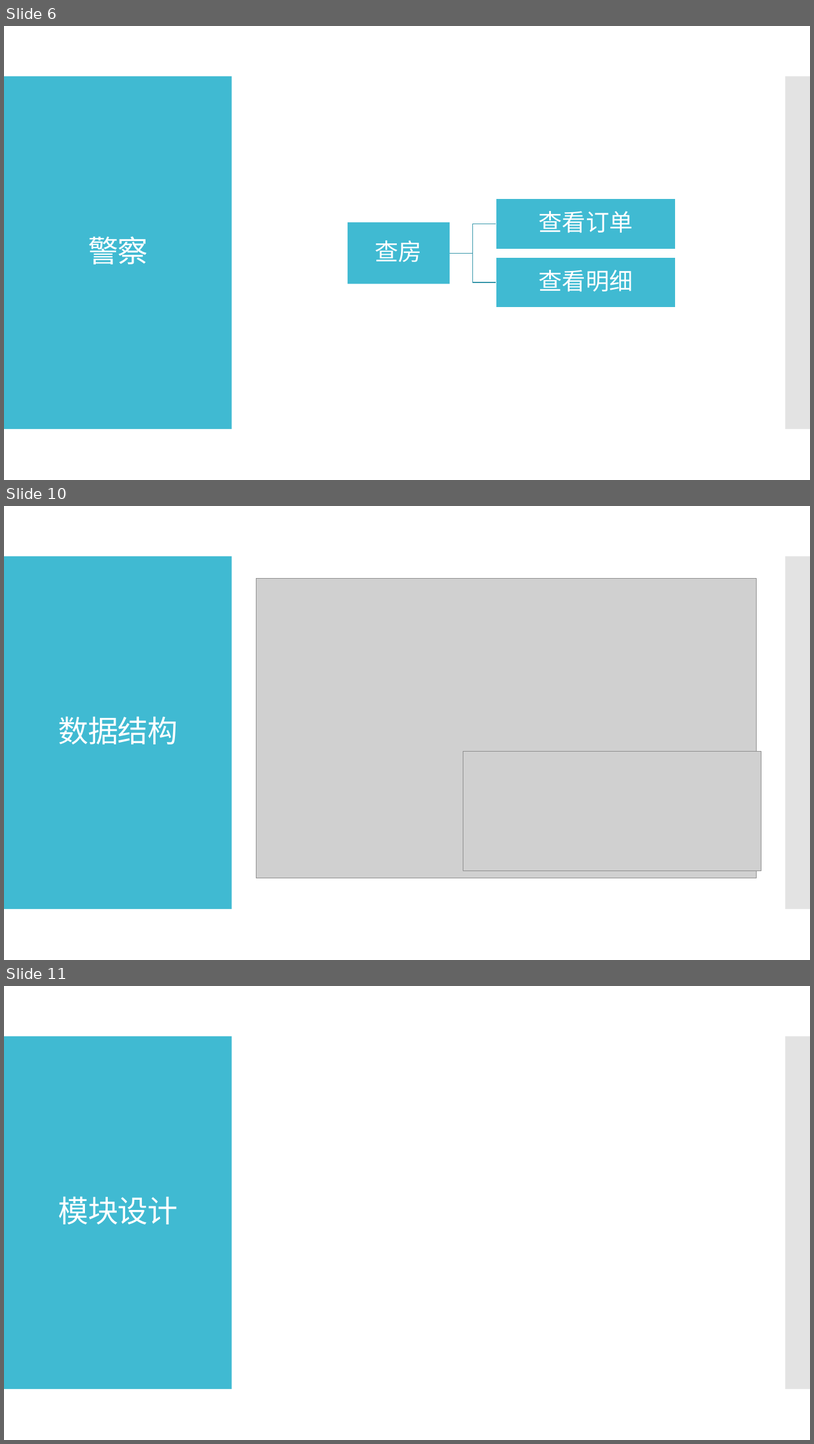
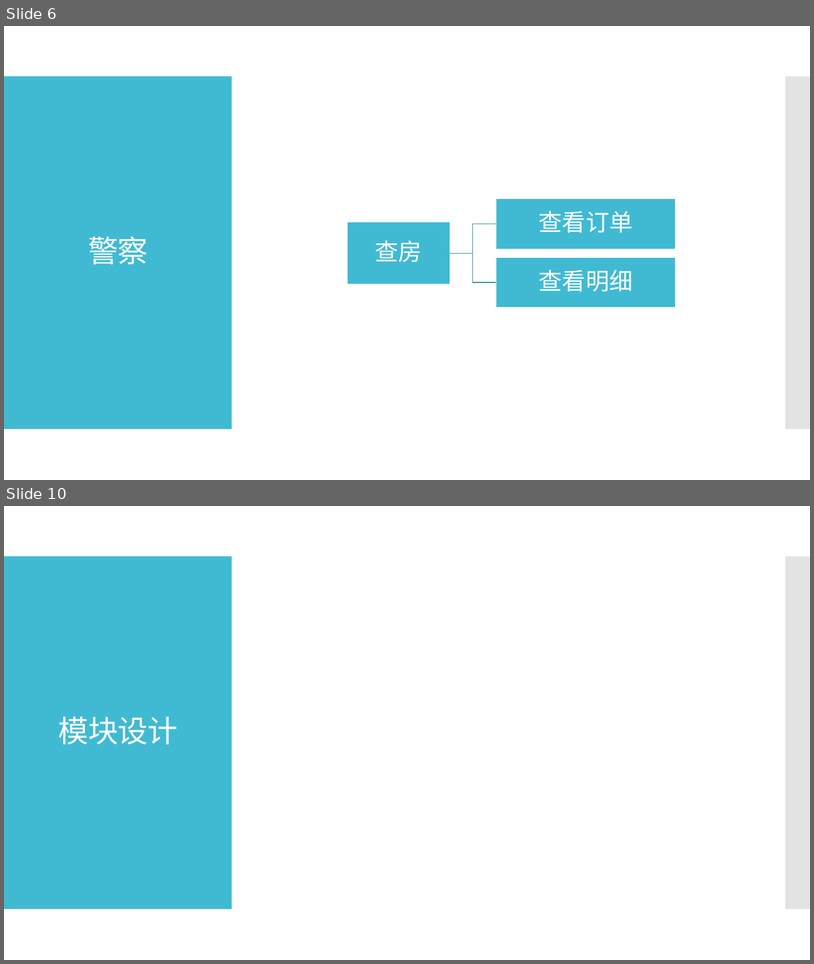
Before and after one commit to imagecser/hotelManage, a slide deck: 演示文稿1.pptx. Shown one above the other, each under a label of ours: slides 6, 10 and 11 before the commit, slides 6 and 10 after it; the slides between them are not shown. The pictures are 814x1444 and 814x964 pixels, drawn with LibreOffice and Linux fonts; fonts in the diff are those of the drawing; grey boxes stand for pictures. Boxes give left, top, right and bottom in pixels: in the first picture for what was removed or moved away, otherwise in the second. Text is boxed around its words. In the diff, an @@ line names an element or a change of style, - is before the commit and + after.

```diff
--- a/演示文稿1.pptx
+++ b/演示文稿1.pptx
@@ slide 10 removed at bbox=[4, 506, 810, 960], background #FFFFFF; not listed: 2 template elements that a slide beside it also shows @@
@@ picture removed at bbox=[256, 578, 757, 877] @@
@@ title removed at bbox=[59, 716, 178, 744] @@
-数据结构
@@ picture removed at bbox=[463, 751, 761, 871] @@
@@ what was slide 11 is now slide 10 @@
```
Also in this commit, not shown: 2 slides changed, 1 slide added, 1 other slide removed, 18 other files.
